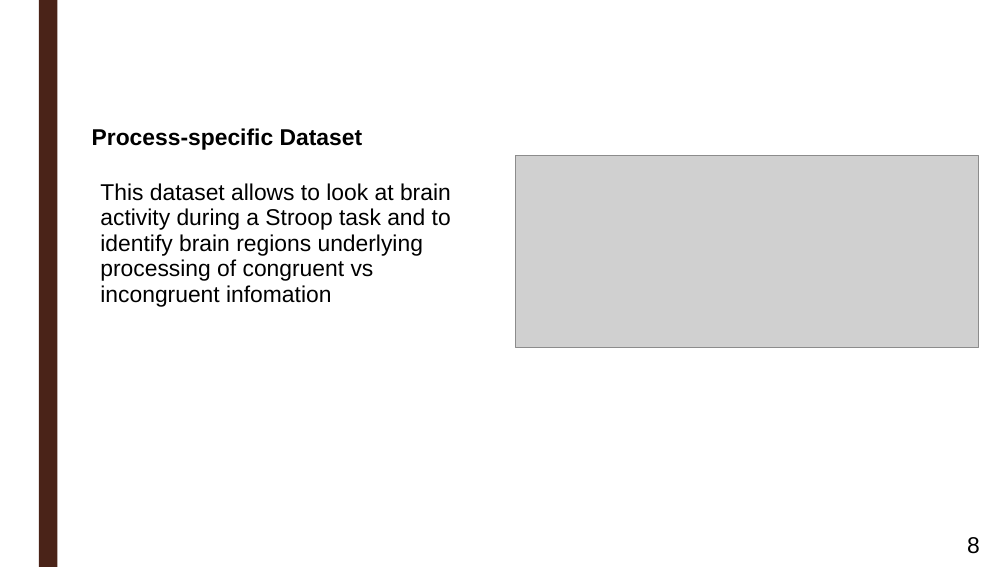
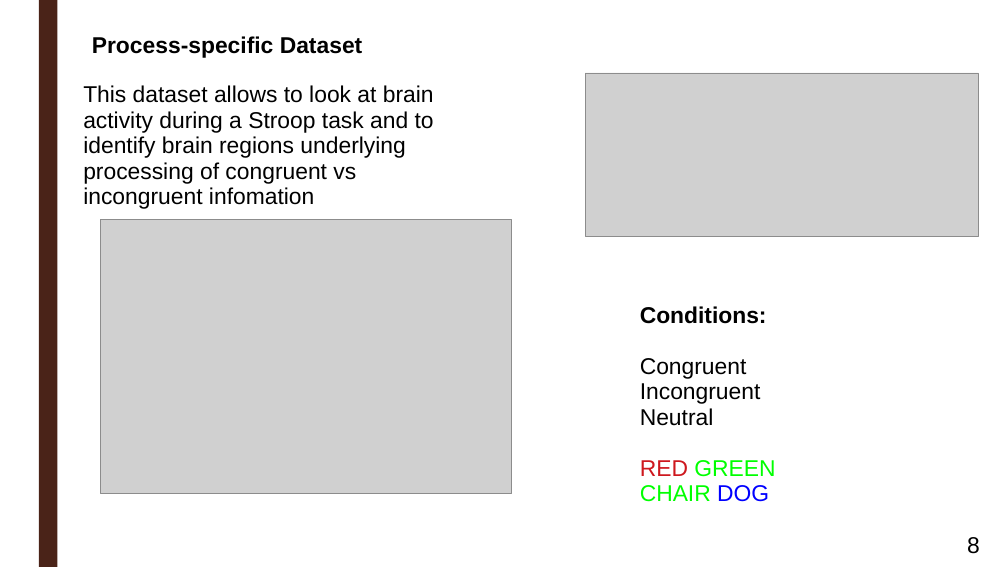
Before and after one commit to ortiztud/fmri_analysis_intro, a slide deck: slide 8 of slides/slides_software-installation.ppt. Drawn at 1008x567 pixels with LibreOffice and Linux fonts; fonts in the diff are those of the drawing; grey boxes stand for pictures; background and template pictures are left out. Boxes give left, top, right and bottom in pixels: in the first picture for what was removed or moved away, otherwise in the second. Text is boxed around its words. In the diff, an @@ line names an element or a change of style, - is before the commit and + after.

```diff
--- a/slides/slides_software-installation.ppt
+++ b/slides/slides_software-installation.ppt
@@ text "Process-specific Dataset": place and size @@
-text "Process-specific Dataset" at (92,128,363,150)
+text "Process-specific Dataset" at (92,36,363,58)
@@ text "This dataset allows to look ...": place and size @@
-text "This dataset allows to look ..." at (100,183,451,307)
+text "This dataset allows to look ..." at (83,85,434,209)
@@ picture: place and size @@
-picture at (515,155,979,348)
+picture at (585,73,979,236)
@@ picture added at (101,220,512,494) @@
@@ text added at (640,306,775,502), 18 pt, text #000000 @@
+Conditions:
+Congruent
+Incongruent
+Neutral
+RED GREEN
+CHAIR DOG
```
Also in this commit, not shown: 1 other slide changed, 7 other files.
